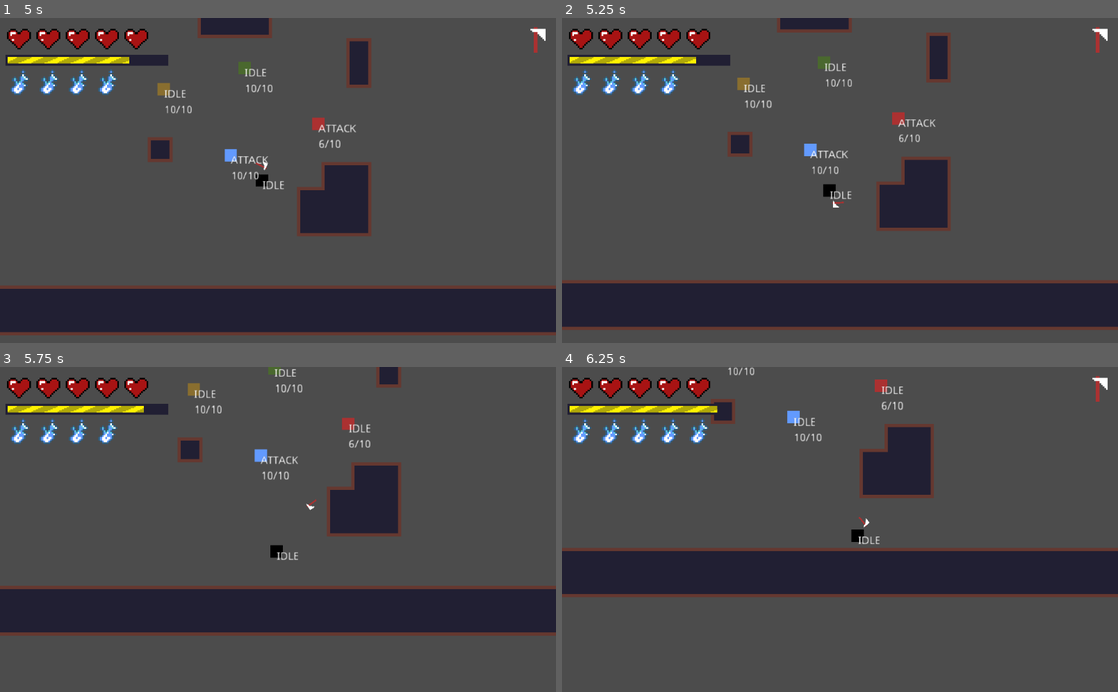
Above: before the commit, frames 1-4 (two rows, left to right).
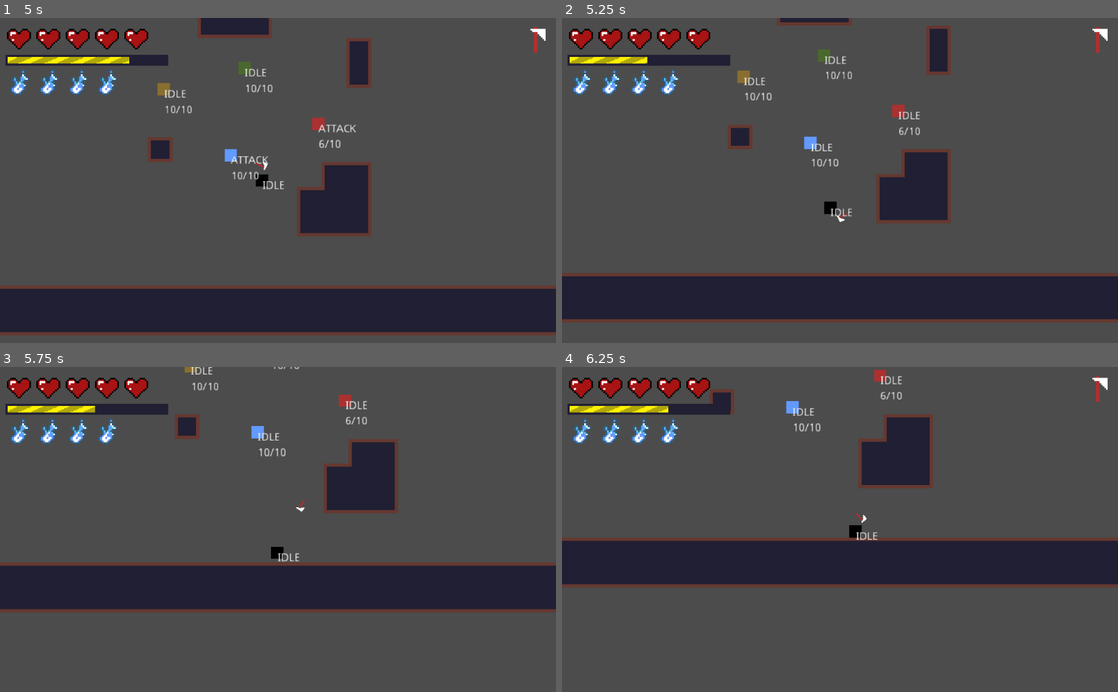
Above: after the commit, the same moments.

Repository: renzoventura/god-of-war
Game: Godot game, scene res://scenes/level/TemplateLevel.tscn
The game is run twice, just before and just after one commit, with the same random seed, the same clock (stepped at 60 frames per second) and the same inputs.
Inputs (mouse positions are in pixels of both pictures, inside the frame that each line leads up to):
- Up to frame 1 (5 s): tap Enter at 0.5 s; move the mouse to (400, 164) at 0.52 s; hold D (right) 0.53-1.28 s; right-click (400, 164) at 0.6 s; move the mouse to (166, 196) at 1.27 s; hold S (down) 1.28-2.03 s; click (166, 196) at 1.35 s; right-click (166, 196) at 1.55 s; move the mouse to (333, 109) at 2.02 s; hold D (right) 2.03-2.78 s; tap Space (dash) at 2.1, 4.25 s; right-click (333, 109) at 2.3 s; move the mouse to (250, 245) at 2.77 s; hold W (up) 2.78-3.53 s; right-click (250, 245) at 2.85 s; move the mouse to (444, 229) at 3.52 s; hold A (left) from 3.53 s (still down); right-click (444, 229) at 3.6 s; move the mouse to (111, 131) at 4.27 s; click (111, 131) at 4.35 s; right-click (111, 131) at 4.55 s
- Up to frame 2 (5.25 s): move the mouse to (867, 180) at 5.02 s; release A (left) at 5.03 s; hold S (down) from 5.03 s (still down); tap Space (dash) at 5.1 s
- Up to frame 3 (5.75 s): keep holding S (down); right-click (305, 529) at 5.3 s
- Up to frame 4 (6.25 s): move the mouse to (756, 448) at 5.77 s; release S (down) at 5.78 s; hold D (right) from 5.78 s (still down); right-click (756, 448) at 5.85 s

Frame 1 is identical in both runs. In frame 2, 9.6% of the frame differs, in the area x 0-100%, y 1-96%; in frame 3, 21%, in the area x 0-100%, y 0-83%; in frame 4, 11%.

Commit message:
Update axe mechanics, only recharge when freeze enemy and on first load

Diff:
--- a/scenes/player/Player.gd
+++ b/scenes/player/Player.gd
@@ -27,7 +27,8 @@
 onready var staminaChargerTimer = $"StaminaChargerTimer"
 onready var playerStateLabel = $"PlayerState"
 
-
+var is_charged = false
+var axe_mana = 0
 
 func _ready():
 	staminaChargerTimer.start()
@@ -122,6 +123,8 @@
 			n.queue_free()
 		var preloadAxe = preload("res://scenes/player/Sword.tscn")
 		var axeInstance = preloadAxe.instance();
+		axeInstance.init(is_charged, axe_mana)
+		is_charged = false
 		sword_position_container.call_deferred("add_child",axeInstance)
 		enable_axe_movement()
 
@@ -138,3 +141,12 @@
 
 func update_stamina_gui():
 	get_tree().call_group("GUI", "update_stamina", stamina)
+
+func toggle_is_charged(value, mana):
+	print("is_charged: " + str(value) + ". mana: " + str(mana))
+	if(mana != null):
+		axe_mana = mana
+	is_charged = value;
+
+func get_is_charged()->bool:
+	return is_charged
--- a/scenes/player/Player.tscn
+++ b/scenes/player/Player.tscn
@@ -30,8 +30,10 @@
 
 [node name="Sword" parent="Center/offset/Node2D" instance=ExtResource( 3 )]
 rotation = -1.49012e-08
+first_load = true
 
 [node name="DashTimer" type="Timer" parent="."]
+wait_time = 0.3
 
 [node name="StaminaChargerTimer" type="Timer" parent="."]
 wait_time = 0.08
--- a/scenes/player/Sword.gd
+++ b/scenes/player/Sword.gd
@@ -2,7 +2,7 @@
 
 enum {IDLE, FLY, RETRIEVE, STICK}
 
-
+export var first_load = false
 
 export (float) var acceleration = 2 * 60
 export (float) var fly_speed = 50 * 60
@@ -21,11 +21,15 @@
 var speed:float
 var is_returnable = false
 var body_sticked_on;
-var mana = recharge_mana_amount
+var mana = 0
 
 
 func _ready():
-	mana = recharge_mana_amount
+	if(first_load):
+		mana = recharge_mana_amount
+	if(get_tree().call_group("GUI", "get_is_charged")):
+		print("RECHARGING MANA")
+		mana = recharge_mana_amount
 	get_tree().call_group("GUI", "update_mana", mana)
 	get_tree().call_group("GUI", "update_axe", true)
 	idle_position()
@@ -48,7 +52,6 @@
 		get_tree().call_group("GUI", "update_mana", mana)
 #		print(mana)
 
-
 func idle():
 	can_return = false
 	if Input.is_action_just_pressed("attack"):
@@ -70,11 +73,15 @@
 	if(Input.is_action_just_pressed("throw") and is_returnable):
 		if(body_sticked_on != null):
 			body_sticked_on.toggle_frozen(false)
+			get_tree().call_group("Player", "toggle_is_charged", true, recharge_mana_amount)
+		else:
+			get_tree().call_group("Player", "toggle_is_charged", false, mana)
 		body_sticked_on = null
 		state = RETRIEVE
 		fly_speed = 4 * 60
 
 func force_retrieve():
+	get_tree().call_group("Player", "toggle_is_charged", false, mana)
 	state = RETRIEVE
 	fly_speed = 4 * 60
 
@@ -145,3 +152,6 @@
 
 func is_sticking()->bool:
 	return state == STICK
+
+func init(is_charged, new_mana):
+	mana = new_mana
